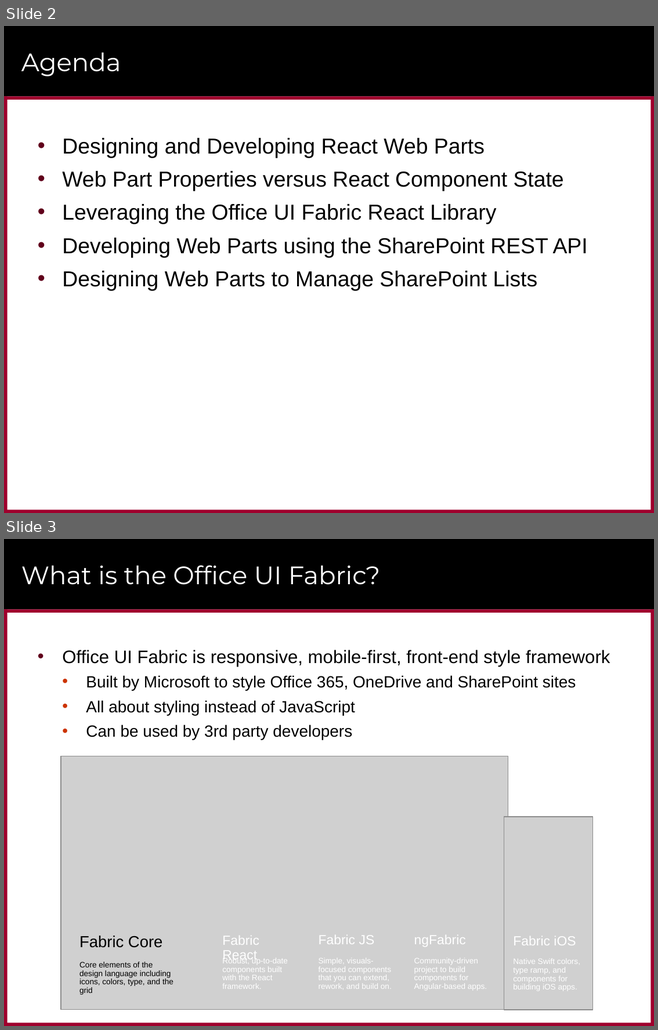
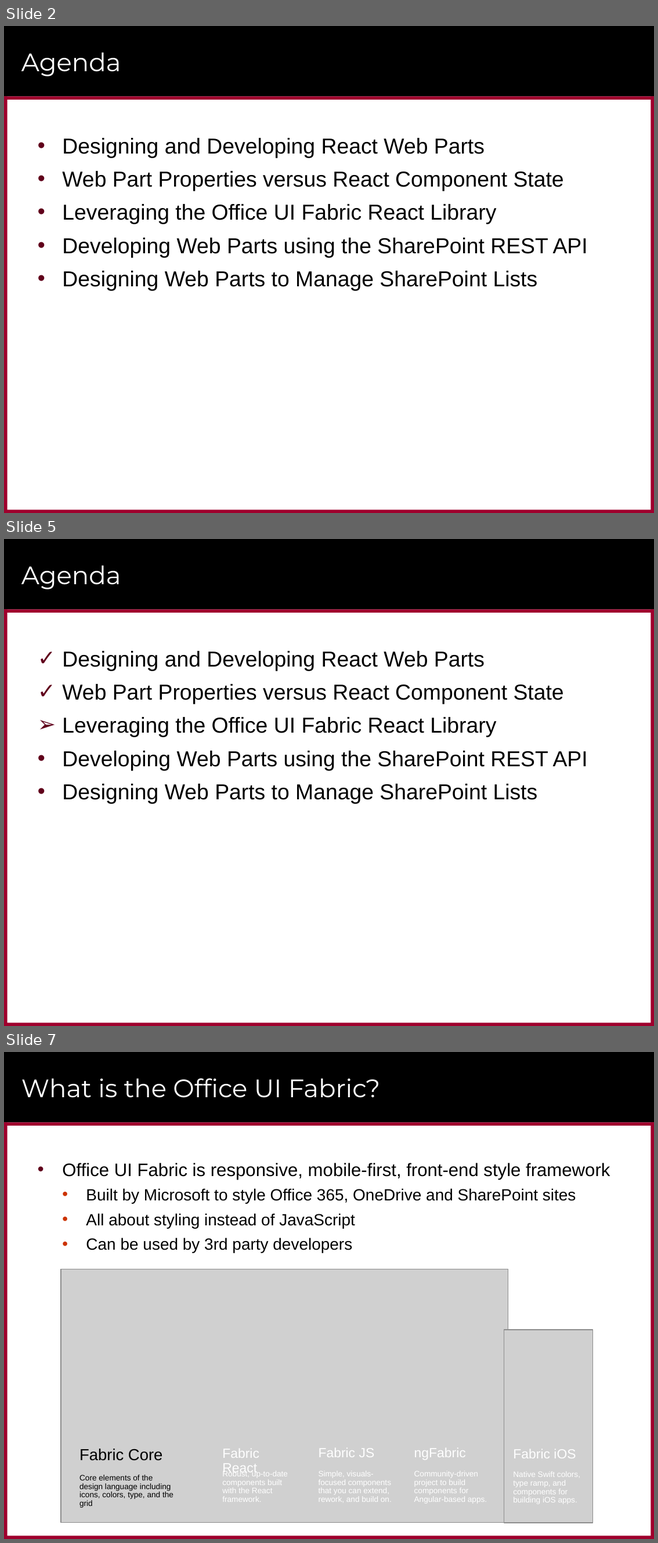
Before and after one commit to CriticalPathTraining/MSD365_Courseware, a slide deck: 05 ReactWebParts.pptx. Shown one above the other, each under a label of ours: slides 2 and 3 before the commit, slides 2, 5 and 7 after it; the slides between them are not shown. The pictures are 658x1030 and 658x1543 pixels, drawn with LibreOffice and Linux fonts; fonts in the diff are those of the drawing; grey boxes stand for pictures; background and template pictures are left out. Boxes give left, top, right and bottom in pixels: in the first picture for what was removed or moved away, otherwise in the second. Text is boxed around its words. In the diff, an @@ line names an element or a change of style, - is before the commit and + after.

```diff
--- a/05 ReactWebParts.pptx
+++ b/05 ReactWebParts.pptx
@@ slide 5 added at [4, 539, 654, 1026], background #FFFFFF; not listed: 6 template elements that a slide beside it also shows @@
@@ title added at [21, 565, 121, 589], 28 pt, text #FFFFFF @@
+Agenda
@@ text added at [62, 651, 587, 804], 24 pt, text #000000 @@
+✓ Designing and Developing React Web Parts
+✓ Web Part Properties versus React Component State
+➢ Leveraging the Office UI Fabric React Library
+• Developing Web Parts using the SharePoint REST API
+• Designing Web Parts to Manage SharePoint Lists
@@ what was slide 3 is now slide 7 @@
```
Also in this commit, not shown: 5 other slides added, 1 slide removed, 5 other files.
